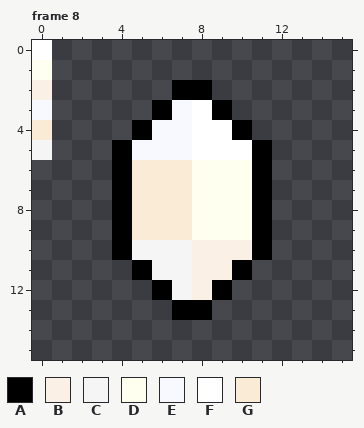
Pixel-art file, stored at Assets/Materials/tile.ase. Above: the version before the commit.
16x16 pixels, 8 frames. Shown: frame 8. The commit also changed other frames, which this record leaves out.
Palette (. is transparent): A #000000  B #faf0e6  C #f5f5f5  D #fffff0  E #f8f8ff  F #ffffff  G #faebd7
Pixels before, frame 8, first column x 0:
 0 F...........
 1 D...........
 2 B......AA...
 3 E.....AEFA..
 4 G....AEEFFA.
 5 C...AEEEFFFA
 6 ....AGGGDDDA
 7 ....AGGGDDDA
 8 ....AGGGDDDA
 9 ....AGGGDDDA
10 ....ACCCBBBA
11 .....ACCBBA.
12 ......ACBA..
13 .......AA...
Now the later version:
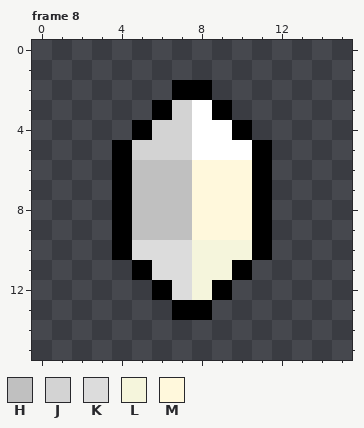
Colours new in this view: H #c0c0c0  J #d3d3d3  K #dcdcdc  L #f5f5dc  M #fff8dc
Diff:
Changed rows in their new state; - is an unchanged pixel.
Frame 8:
first column x 0:
 0 .----------
 1 .----------
 2 .----------
 3 .------J---
 4 .-----JJ---
 5 .----JJJ---
 6 -----HHHMMM
 7 -----HHHMMM
 8 -----HHHMMM
 9 -----HHHMMM
10 -----KKKLLL
11 ------KKLL-
12 -------KL--
Where, in picture pixels (left, top, right, bottom), the same in both pictures:
changed: (32, 40, 252, 300)
